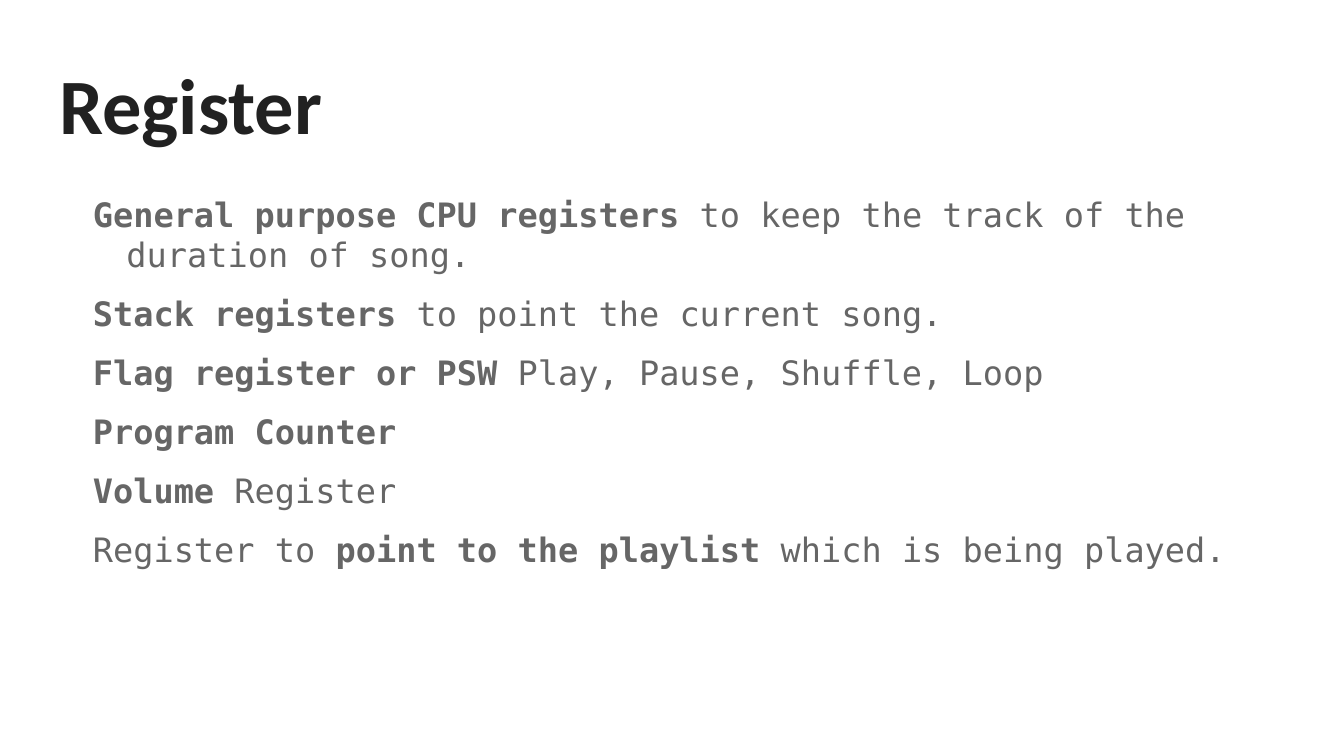
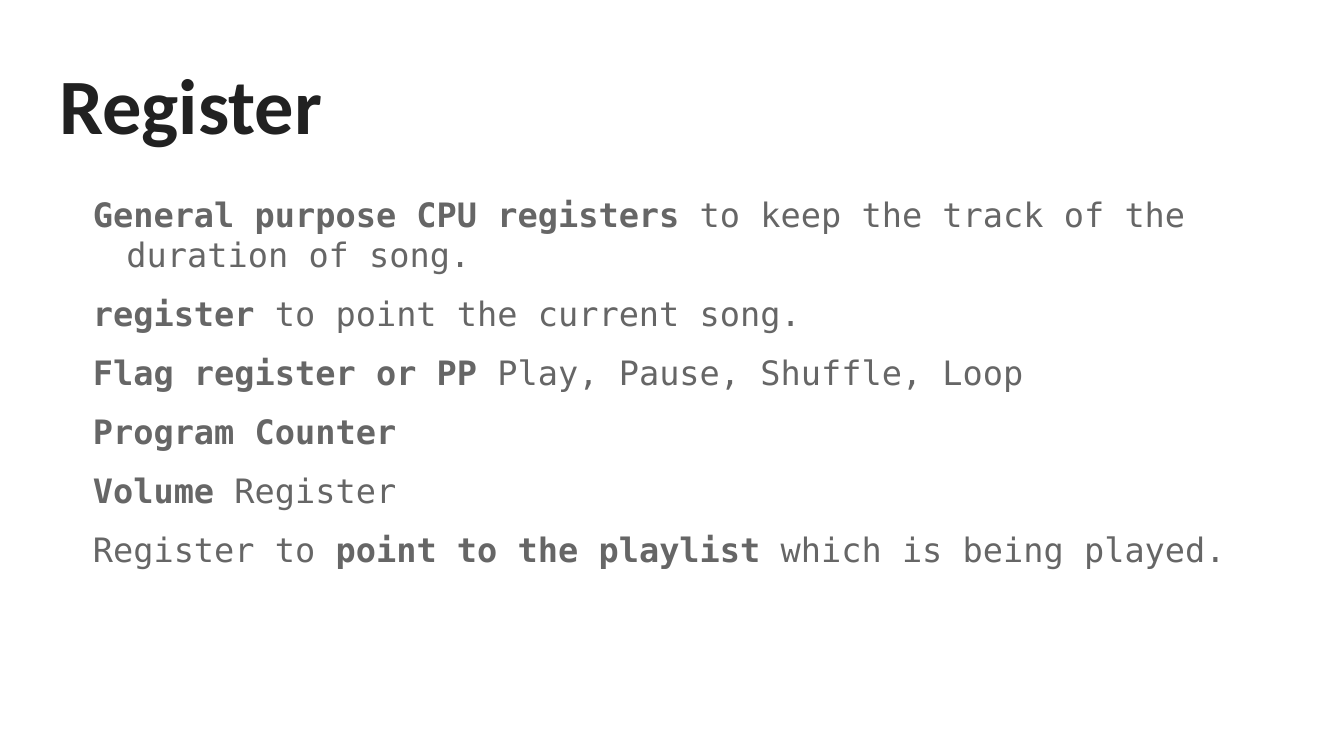
Before and after one commit to yaki29/COA-Project, a slide deck: slide 5 of MP3 Player ISA.pptx. Drawn at 1344x756 pixels with LibreOffice and Linux fonts; fonts in the diff are those of the drawing. Boxes give left, top, right and bottom in pixels: in the first picture for what was removed or moved away, otherwise in the second. Text is boxed around its words. In the diff, an @@ line names an element or a change of style, - is before the commit and + after.

```diff
--- a/MP3 Player ISA.pptx
+++ b/MP3 Player ISA.pptx
@@ text at (x1=93, y1=299, x2=1023, y2=392): text changed @@
-Stack registers to point the current song.
-Flag register or PSW Play, Pause, Shuffle, Loop
+register to point the current song.
+Flag register or PP Play, Pause, Shuffle, Loop
```
Also in this commit, not shown: 4 other slides changed, 9 slides added.
